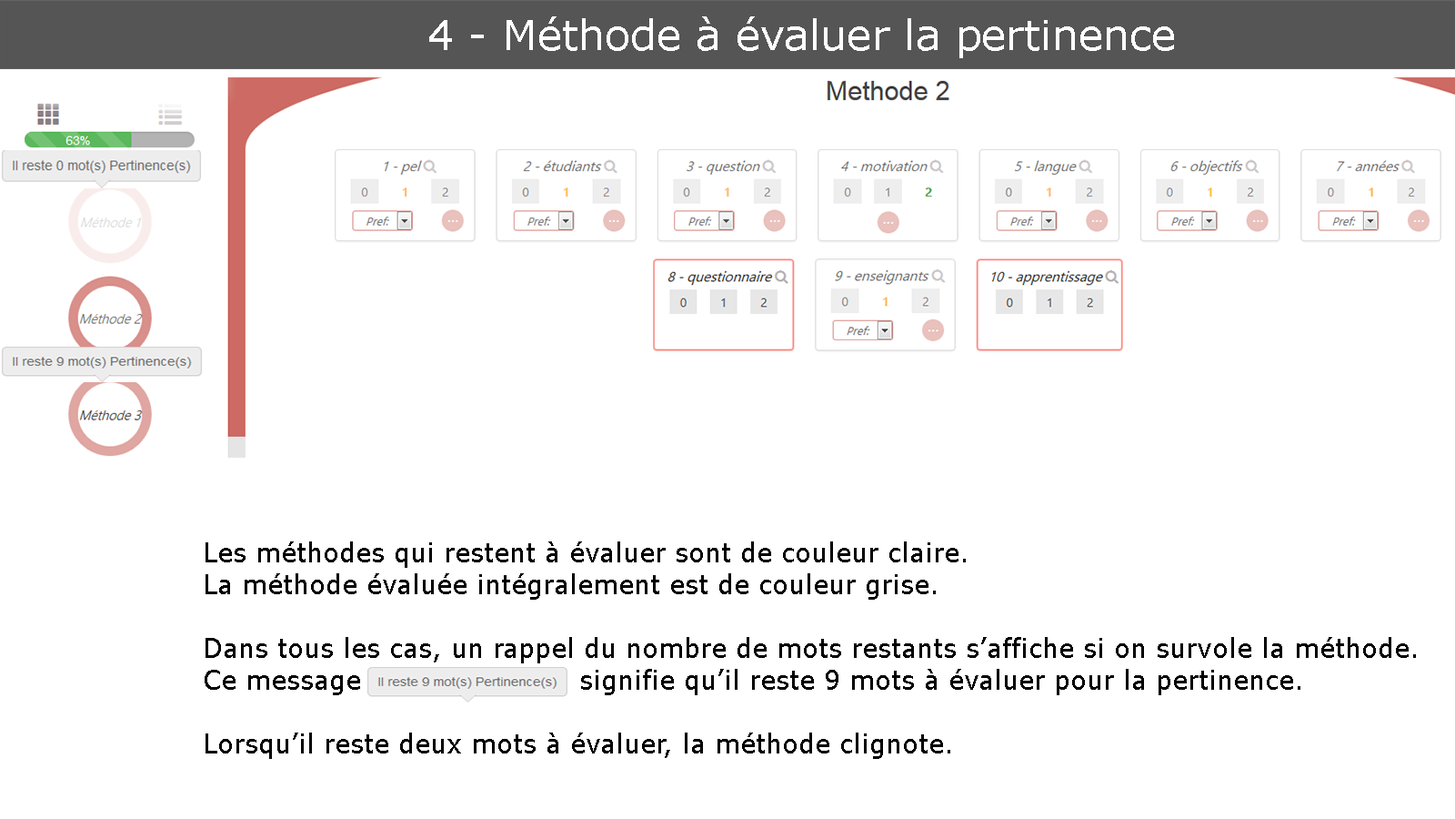
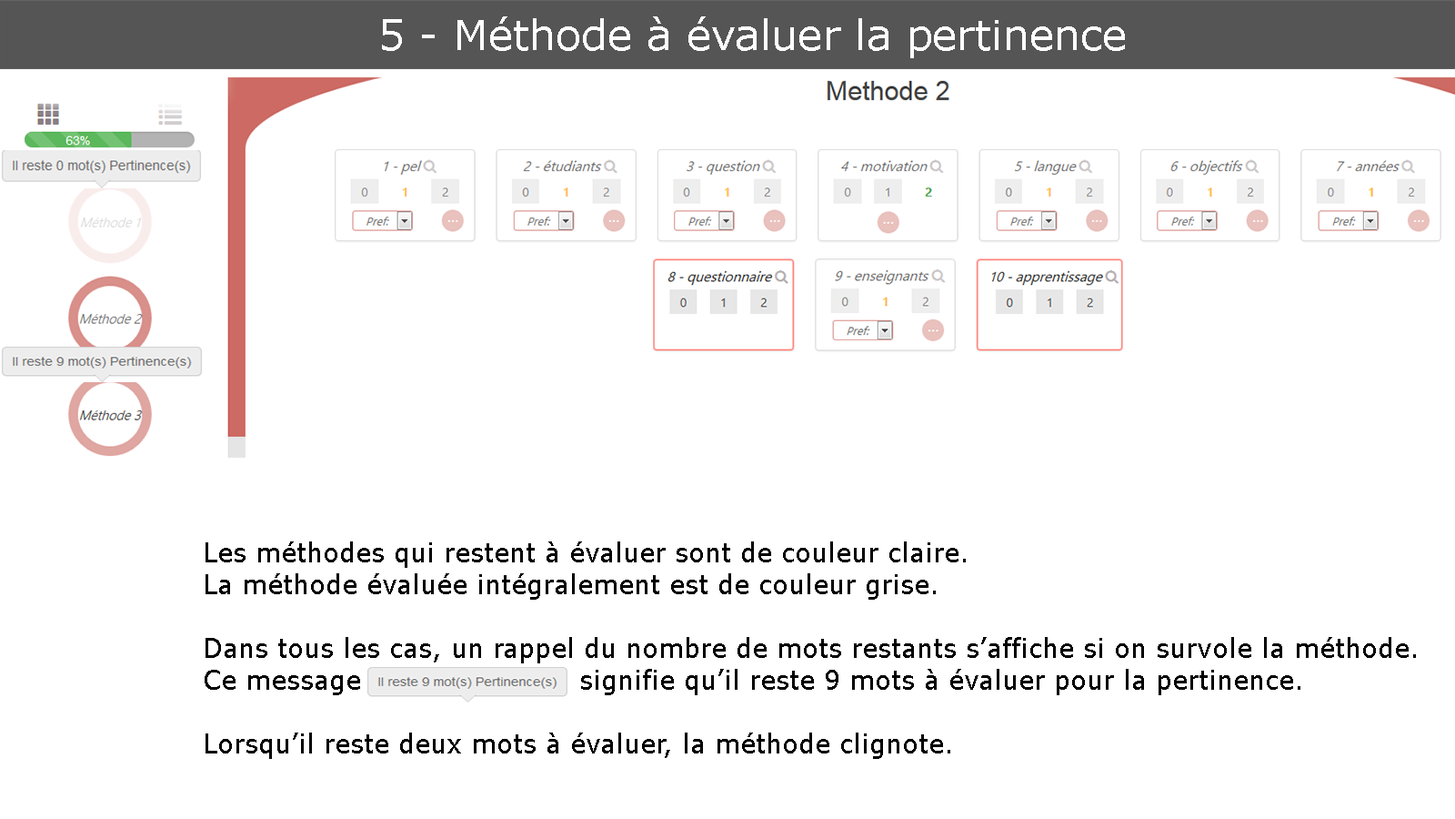
The second w=1455, h=819 image is a revision of the first. Changes to its layers:
renamed "4 - Méthode à évaluer la pertinence" to "5 - Méthode à évaluer la pertinence", painted on it over [382, 16, 1175, 59]
